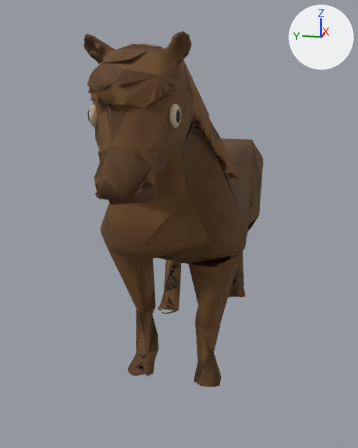
What one commit did to the glTF model generated/comfyui/pack_horse_v3/pack_horse_v3.glb.
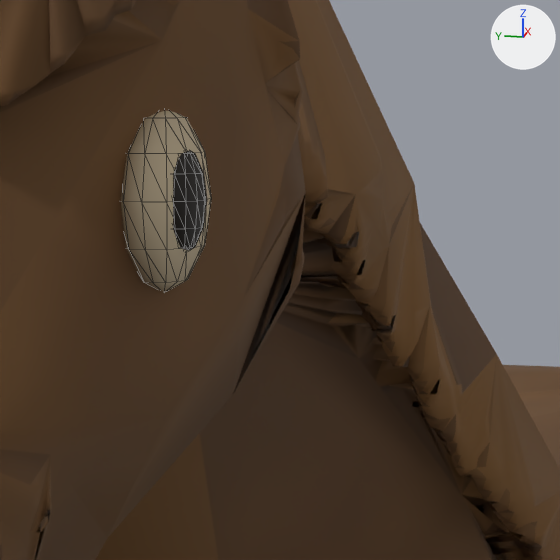
The first picture shows the older version from a camera (50 mm lens) standing at (-2.617, -0.49, 1.425) and looking at (-0.018, 0.03, 0.776). The close-ups show the older and then the newer version on the part from 43% to 64% of the width and 20% to 37% of the height of that picture. Only the edits that show in the close-ups are written down. Every picture has the same lights, and +X, +Y and +Z are marked at upper right. The close-ups show mesh edges as thin lines. Where no turn or scale is listed for an object, it has been applied to the vertices. Vertices at exactly the same position are counted once.

The first close-up shows 'AnimalMesh', 'EyeRight', 'PupilRight'.
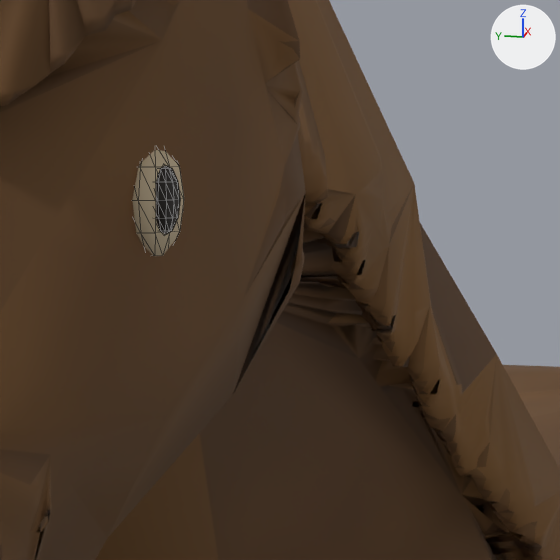
Diff of the bpy script that builds the scene:
```diff
--- a/generated/comfyui/pack_horse_v3/pack_horse_v3.glb.py
+++ b/generated/comfyui/pack_horse_v3/pack_horse_v3.glb.py
@@ me_sphere_002 @@
 # used by ob_eyeright; location = (-0.94, -0.14, 1.38)
-me_sphere_002.from_pydata(...)  # 62 vertices, 120 faces; spans x -0.048..0.048, y -0.02..0.02, z -0.042..0.042
+me_sphere_002.from_pydata(...)  # 62 vertices, 120 faces; spans x -0.033..0.033, y -0.014..0.014, z -0.029..0.029
+# me_sphere_002 part 1: the whole mesh is scaled about its middle by (0.688, 0.7, 0.69)
 me_sphere_002.materials.append(mat_packhorserig_eye_white)
@@ me_sphere_003 @@
 # used by ob_pupilright; location = (-0.955, -0.152, 1.38)
-me_sphere_003.from_pydata(...)  # 62 vertices, 120 faces; spans x -0.022..0.022, y -0.01..0.01, z -0.024..0.024
+me_sphere_003.from_pydata(...)  # 62 vertices, 120 faces; spans x -0.014..0.014, y -0.007..0.007, z -0.016..0.016
+# me_sphere_003 part 2: the whole mesh is scaled about its middle by (0.636, 0.7, 0.667)
 me_sphere_003.materials.append(mat_packhorserig_pupil)
@@ ob_eyeright @@
 ob_eyeright = bpy.data.objects.new('EyeRight', me_sphere_002)
-ob_eyeright.location = (-0.94, -0.14, 1.38)
+ob_eyeright.location = (-0.937, -0.1345, 1.3803)
@@ ob_pupilright @@
 ob_pupilright = bpy.data.objects.new('PupilRight', me_sphere_003)
-ob_pupilright.location = (-0.955, -0.152, 1.38)
+ob_pupilright.location = (-0.952, -0.1425, 1.3803)
```

Pixel boxes [x1, y1, x2, y2] of what changed, in the close-ups (560 x 560 px):
'EyeRight', moved, rescaled: before [121, 111, 211, 291]; after [132, 150, 184, 256]
'PupilRight', moved, rescaled (29% narrower, 31% shorter): before [173, 151, 207, 250]; after [156, 166, 180, 234]
